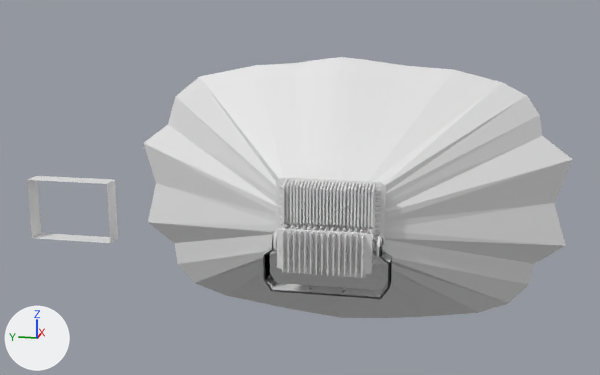
Before and after pictures for a commit that changed the Blender file FloodLight/Type_1/floodLightRaw_Type_1.blend.
Before and after are seen from a camera (50 mm lens) standing at (-110.4, -17.9, 32.4) and looking at (6.5, 5.5, 3.2). Arrows for +X, +Y and +Z are at lower left; the lights stay in place.
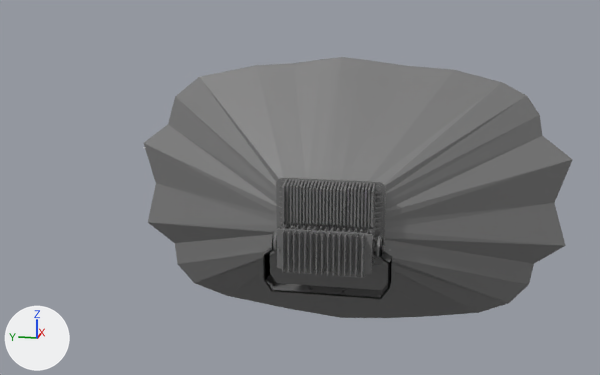
Location of each change, [x1, y1, x2, y2] in pixels of the pictures (600 x 375 px):
'Cylinder', recoloured, surface changed (white to grey)
    both: [144, 57, 573, 318]
'FMV3LCY_UNV1D33', surface changed
    both: [263, 177, 392, 299]
'Plane', deleted
    before: [27, 176, 118, 243]

The change, as a list of edits to the scene's bpy script:
```text
Add img_combined_png:
    img_combined_png = load_image('combined.png', 'combined.png', 2048, 1024, 'sRGB')
Change mat_default_obj:
    remove mat_default_obj.base_color = (0.8, 0.8, 0.8)  # white #e7e7e7
    add mat_default_obj.texture = img_combined_png
Add mat_light:
    mat_light = principled_material('light')
    mat_light.texture = img_combined_png
Change me_fmv3lcy_unv1d33:
    where me_fmv3lcy_unv1d33.from_pydata(...)  # 22617 vertices, 8417 faces; spans x -8.8..8.8, y -9.7..6.0, z -6.4..0.5
    used by ob_fmv3lcy_unv1d33; location = (0.3, 0.0, 0.0); rotation_euler = (1.571, 0.0, 1.572), in degrees (90, 0, 90)
    me_fmv3lcy_unv1d33 part 1: texture (UV) coordinates changed
Change me_cylinder:
    where me_cylinder.from_pydata(...)  # 64 vertices, 34 faces; spans x -3.61..3.46, y -5.63..5.59, z -1.03..1.74
    used by ob_cylinder; location = (11.3, -0.1, 0.4); rotation_euler = (0.0000106, 1.558, 0.0000107), in degrees (0, 89, 0); scale = (-6.06, -6.06, -6.06)
    me_cylinder part 2: texture (UV) coordinates of 34 of 34 faces, centred in x -2.17..2.07, y -3.27..3.21, z -1.0..1.73, changed; they spanned u 0.0..1.0, v 0.01..1.0 and now span u 0.5..1.0, v 0.0..0.79
    add me_cylinder.materials.append(mat_light)  # picture img_combined_png
Change ob_1:
    remove ob_1.parent = None
Remove ob_plane:
    ob_plane = bpy.data.objects.new('Plane', me_plane)
    ob_plane.location = (1.8, 38.5, 0.1)
    ob_plane.rotation_euler = (0.00248, -1.571, -0.00248)  # degrees (0.1, -90, -0.1)
    ob_plane.scale = (4.49, 6.28, 4.49)
```
